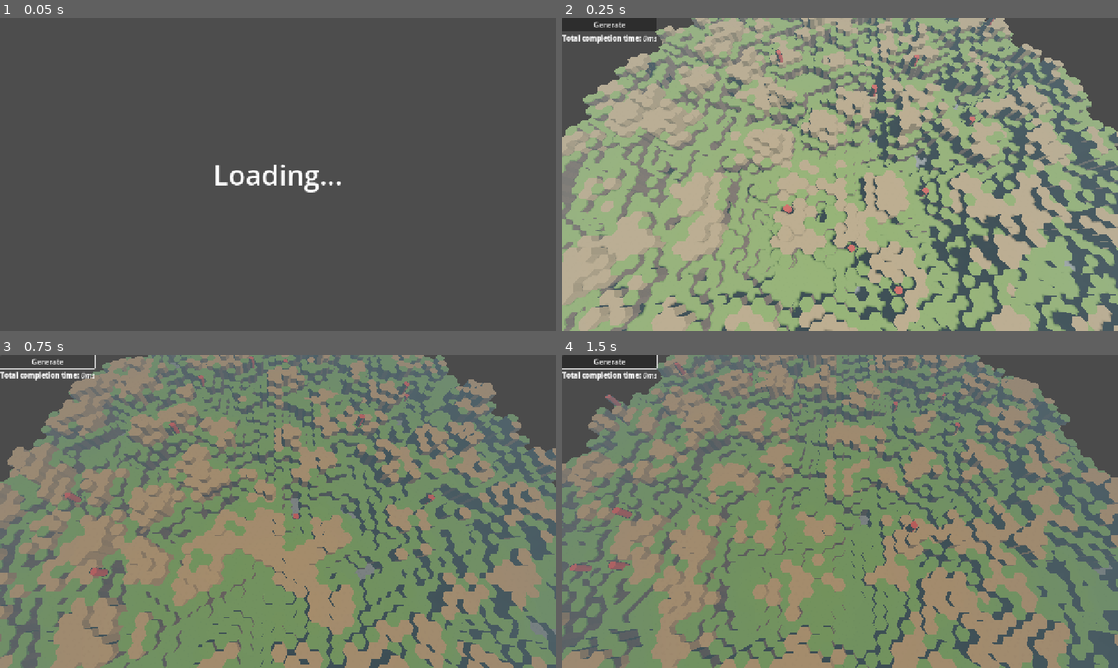
Above: before the commit, frames 1-4 (two rows, left to right).
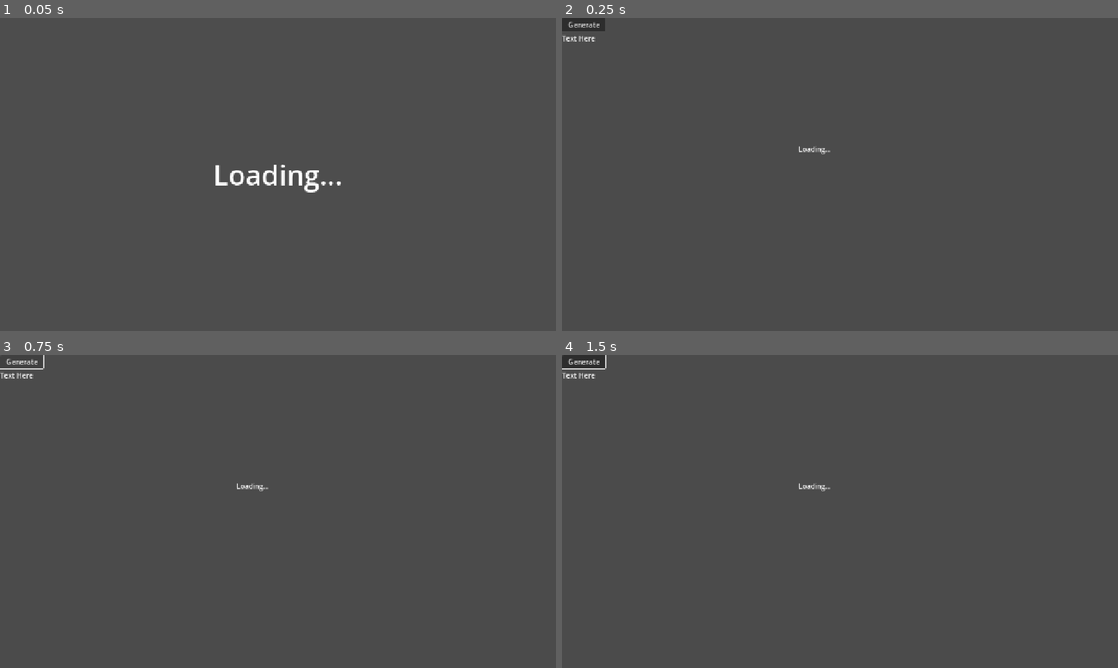
Above: after the commit, the same moments.

Repository: nornaro/VoxelsBeta
Game: Godot game, scene res://scenes/loading_scene.tscn
Two runs of this game, one before a commit and one after it. Both use one fixed random seed, a clock stepped at 60 frames per second and the inputs below.
Inputs (mouse positions are in pixels of both pictures, inside the frame that each line leads up to):
- Up to frame 1 (0.05 s): no input
- Up to frame 2 (0.25 s): no input
- Up to frame 3 (0.75 s): click "Generate" at 0.5 s
- Up to frame 4 (1.5 s): tap Enter at 1.25 s; move the mouse to (962, 495) at 1.27 s; hold D (MoveRight) from 1.28 s (still down); tap 2 (Build) at 1.35 s; click (962, 495) at 1.42 s

Frame 1 is identical in both runs. In frame 2, 84% of the frame differs, in the area x 0-100%, y 0-100%; in frame 3, 84%; in frame 4, 83%.
Error before the commit: Invalid assignment of property or key 'texture' with value of type 'CompressedTexture2D' on a base object of type 'Nil'. (res://scripts/interaction.gd:34)
Error after the commit: Cannot call method 'get_children' on a null value. (res://scripts/WorldGen/world_gen.gd:25)

Commit message:
units and chunk
Use of new chunk class, move units to object placer and combine villages and units spawning into one setting

Diff:
--- a/scripts/WorldGen/generation_settings.gd
+++ b/scripts/WorldGen/generation_settings.gd
@@ -27,6 +27,6 @@
 @export var solid_first_layer = true
 
 @export_category("Villages")
-@export var spawn_villages = true
+@export var spawn_villages_and_units = true
 @export var map_edge_buffer = 2
 @export_range(1, 99) var spacing = 6
--- a/scripts/WorldGen/object_placer.gd
+++ b/scripts/WorldGen/object_placer.gd
@@ -2,6 +2,23 @@
 class_name ObjectPlacer
 
 @export var village : PackedScene
+@export var proto_unit : PackedScene
+
+## placeholder functionality for placing units onto the map
+func create_starting_units(count : int):
+	var safety_count = 0 #Add safety counter in case no valid tiles
+	## Test pathfinder
+	while count > 0 and safety_count < 50:
+		var voxel : Voxel = WorldMap.top_layer_voxels.pick_random()
+		if voxel.occupier != null: #voxel.type == VoxelData.voxel_type.WATER or
+			safety_count += 1
+			continue
+
+		var unit : Unit = proto_unit.instantiate()
+		add_child(unit)
+		unit.place_unit(voxel)
+		count -= 1
+
 
 func place_villages(tiles : Array[Voxel], spacing : int):
 	var tiles_copy = tiles.duplicate(true) #copy tiles and leave original unaffected
--- a/scripts/WorldGen/world_gen.gd
+++ b/scripts/WorldGen/world_gen.gd
@@ -4,7 +4,9 @@
 @export var settings : GenerationSettings
 @export_category("Dependencies")
 @export var object_placer : ObjectPlacer
+@export var pfinder : Pathfinder
 @onready var interaction_tracker: Node3D = $"../Interaction_tracker"
+@onready var chunks: Node3D = $"../../Chunks"
 
 #UI
 @onready var label: RichTextLabel = $"../../Control/VBoxContainer/RichTextLabel"
@@ -13,24 +15,18 @@
 const COLLIDER_SCRIPT = preload("res://scripts/WorldGen/Voxel/voxel_collider.gd")
 const V_COLLIDER = preload("res://assets/Meshes/HexTileCollider.tscn")
 
-# Test-only!
-@export var pfinder : Pathfinder
-@export var proto_unit : PackedScene
-
 
 ## Starting point: Generate a random seed, create the tiles, place POI's
 func _ready() -> void:
+	WorldMap.clear_map()
 	loading_container.visible = true
 	WorldMap.world_settings = settings
 	init_seed()
-	await get_tree().create_timer(0.1).timeout
-	var children = get_children()
+	var children = chunks.get_children() + get_children()
 	for c in children:
 		c.free()
 	object_placer.clear_objects()
 	call_deferred("generate_world")
-	call_deferred("create_starting_units", floori(settings.radius*0.5)) ## prototyping pathfinding and units
-
 
 # Randomize if no seed has been set
 func init_seed():
@@ -38,22 +34,6 @@
 		settings.noise.seed = randi()
 	else:
 		settings.noise.seed = settings.map_seed
-
-
-## placeholder functionality for placing units onto the map
-func create_starting_units(count : int):
-	var safety_count = 0 #Add safety counter in case no valid tiles
-	## Test pathfinder
-	while count > 0 and safety_count < 50:
-		var voxel : Voxel = WorldMap.top_layer_voxels.pick_random()
-		if voxel.occupier != null: #voxel.type == VoxelData.voxel_type.WATER or
-			safety_count += 1
-			continue
-
-		var unit : Unit = proto_unit.instantiate()
-		add_child(unit)
-		unit.place_unit(voxel)
-		count -= 1
 
 
 ## Start of world_generation, time each step
@@ -67,25 +47,27 @@
 	interval["Calculate Map Positions -- "] = Time.get_ticks_msec()
 
 	var vg = VoxelGenerator.new()
-	var chunk = vg.generate_chunk(voxels, interval)
-	var mesh = MeshInstance3D.new()
-	mesh.material_override = settings.material
-	mesh.mesh = chunk
-	add_child(mesh)
+	var chunk_mesh = vg.generate_chunk(voxels, interval)
+	var new_chunk = Chunk.new()
+	new_chunk.material_override = settings.material
+	new_chunk.mesh = chunk_mesh
+	new_chunk.voxels = voxels
+	chunks.add_child(new_chunk)
 	interval["Create Voxel Mesh -- "] = Time.get_ticks_msec()
 
-	if settings.debug:
-		mesh.create_debug_tangents()
-		interval["Debugging overhead -- "] = Time.get_ticks_msec()
+	#if settings.debug:
+		#new_chunk.mesh.create_debug_tangents()
+		#interval["Debugging overhead -- "] = Time.get_ticks_msec()
 
 	WorldMap.set_map(vg.top_voxels)
 	init_voxels(vg.top_voxels)
 	interval["Generate Colliders and neighbors -- "] = Time.get_ticks_msec()
 
-	## Spawn villages
-	if settings.spawn_villages:
+	## Spawn villages and units
+	if settings.spawn_villages_and_units:
 		var placeable = get_placeable_voxels()
 		object_placer.place_villages(placeable, settings.spacing)
+		object_placer.create_starting_units(floori(settings.radius*0.5))
 		interval["Spawn Villages -- "] = Time.get_ticks_msec()
 
 	print_generation_results(starttime, interval)
